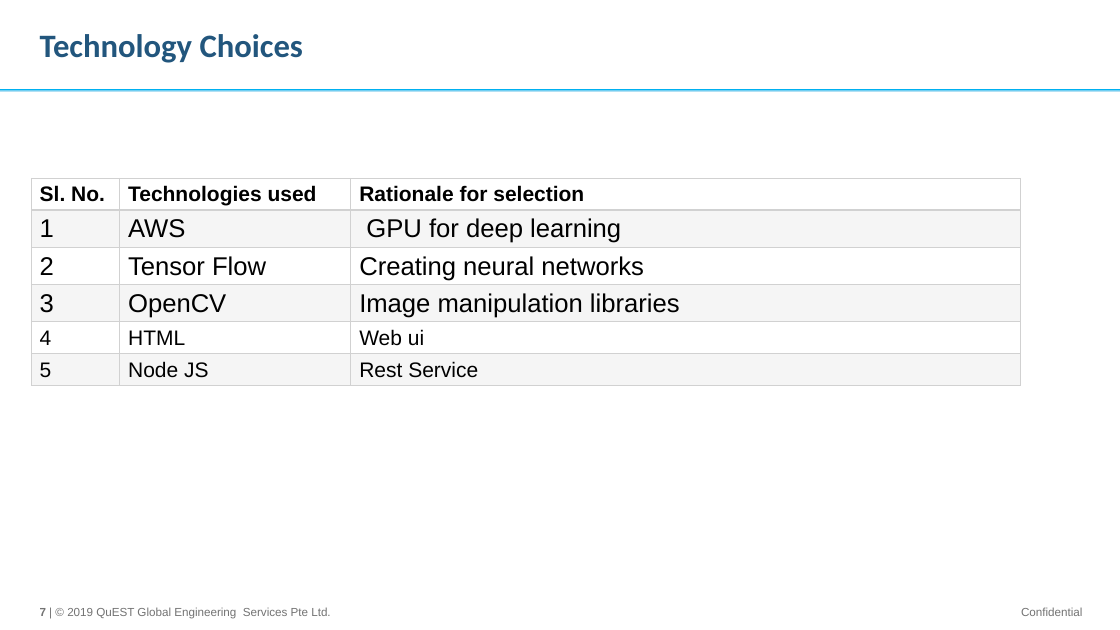
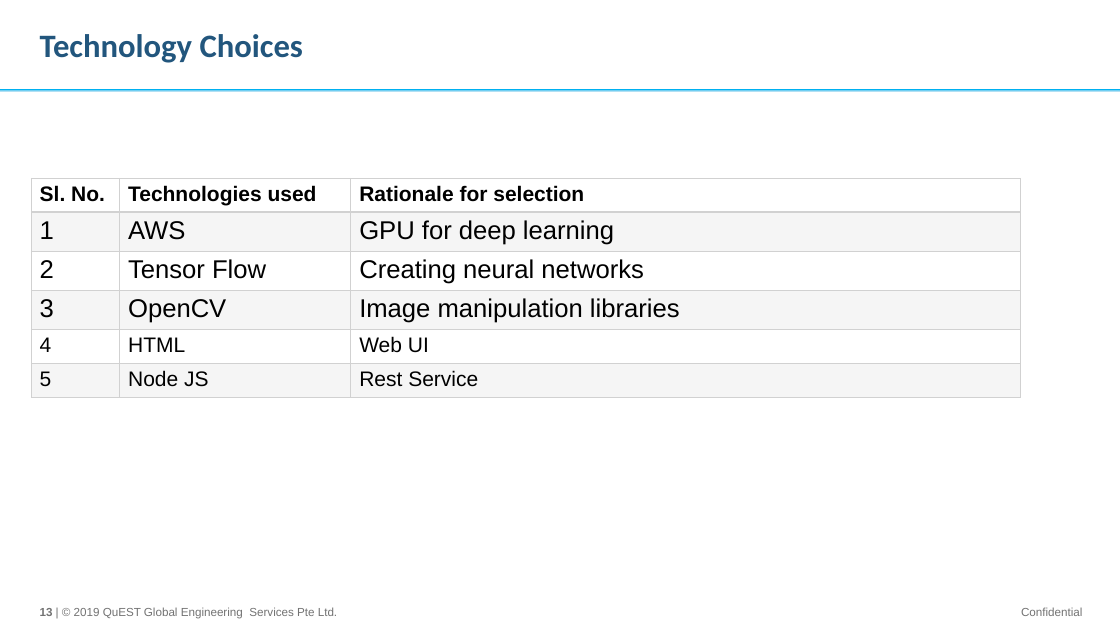
Before and after one commit to vishnurapps/BlueBytes, a slide deck: slide 13 of Doc/HackathonFY19-PresentationTemplate.odp (slide 7 before the commit). Drawn at 1120x630 pixels with LibreOffice and Linux fonts; fonts in the diff are those of the drawing; background and template pictures are left out. Boxes give left, top, right and bottom in pixels: in the first picture for what was removed or moved away, otherwise in the second. Text is boxed around its words. In the diff, an @@ line names an element or a change of style, - is before the commit and + after.

```diff
--- a/Doc/HackathonFY19-PresentationTemplate.odp
+++ b/Doc/HackathonFY19-PresentationTemplate.odp
@@ table at <box>31,178,1020,397</box> @@
-row 5, column 3: Web ui
+row 5, column 3: Web UI
@@ text at <box>40,607,337,619</box>: text changed @@
-7 | © 2019 QuEST Global Engineering Services Pte Ltd.
+13 | © 2019 QuEST Global Engineering Services Pte Ltd.
```
Also in this commit, not shown: 6 other slides changed, 6 slides added.
